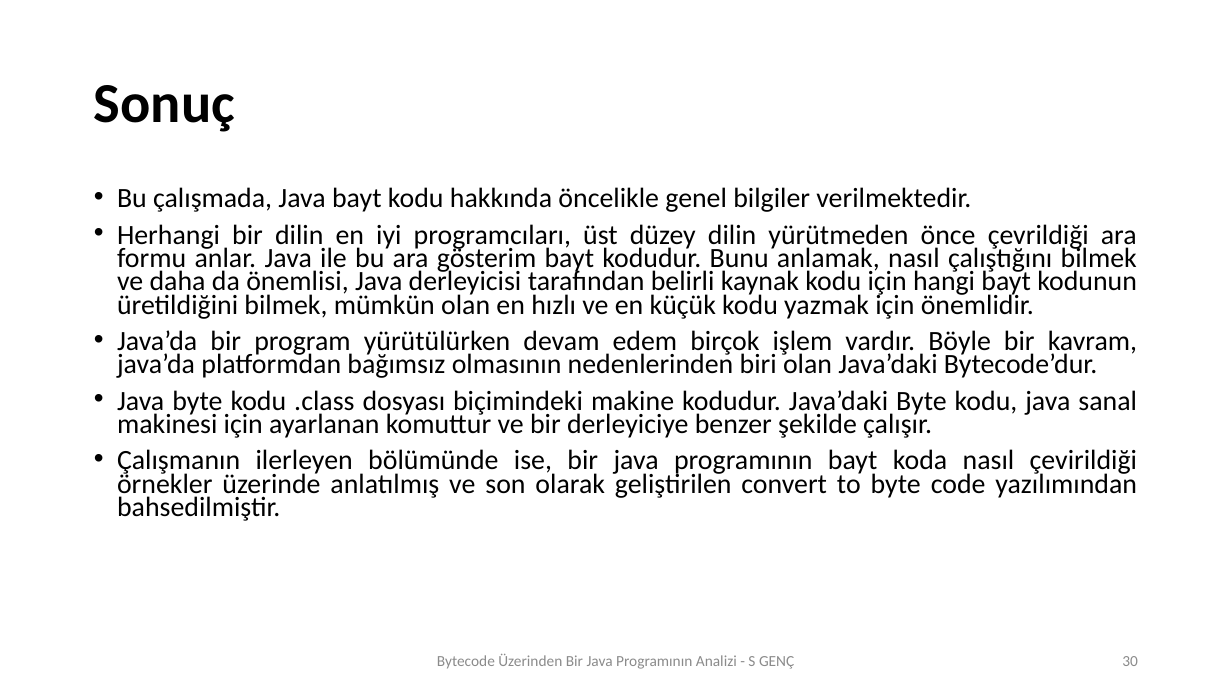
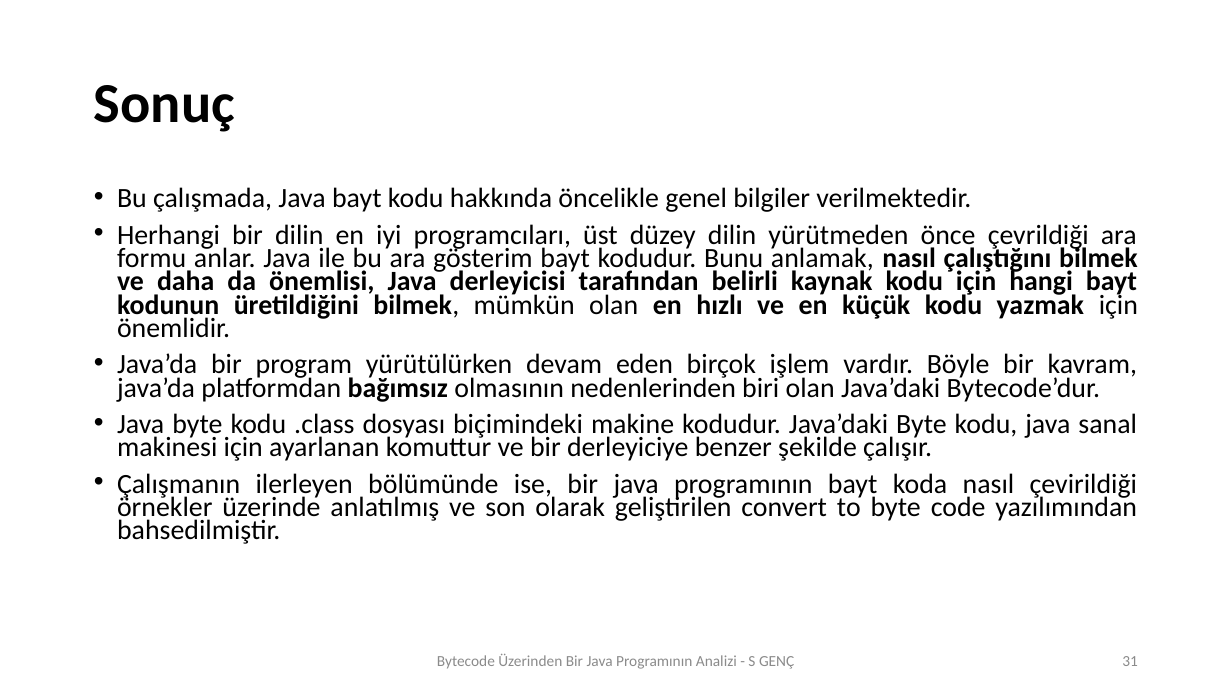
Before and after one commit to SevdanurGENC/ConvertToByteCode, a slide deck: slide 31 of SeminerSunumuII.pptx (slide 30 before the commit). Drawn at 1232x693 pixels with LibreOffice and Linux fonts; fonts in the diff are those of the drawing. Boxes give left, top, right and bottom in pixels: in the first picture for what was removed or moved away, otherwise in the second. Text is boxed around its words. In the diff, an @@ line names an element or a change of style, - is before the commit and + after.

```diff
--- a/SeminerSunumuII.pptx
+++ b/SeminerSunumuII.pptx
@@ text at [117,224,1138,338]: bold on in "nasıl çalıştığını bilmek ve daha da önemlisi, ..." @@
@@ text at [117,353,1137,402]: text changed @@
-• Java’da bir program yürütülürken devam edem birçok işlem vardır. Böyle bir kavram, java’da platformdan bağımsız olmasının nedenlerinden biri olan Java’daki Bytecode’dur.
+• Java’da bir program yürütülürken devam eden birçok işlem vardır. Böyle bir kavram, java’da platformdan bağımsız olmasının nedenlerinden biri olan Java’daki Bytecode’dur.
@@ page number at [1122,656,1138,666]: text changed @@
-30
+31
```
Also in this commit, not shown: 10 other slides changed, 1 slide added.
